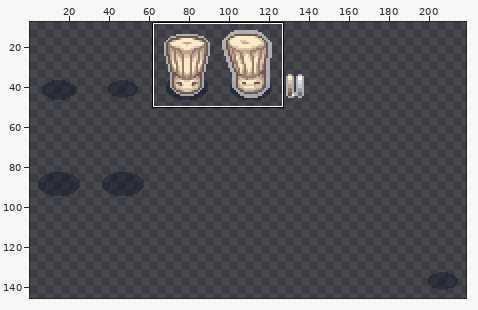
One commit to this pixel-art file: src/- Resource Dump/Aseprite/chef_hat.ase. The first picture is a wide view before the edit; the outline marks the close-up.
Close-up. Old version:
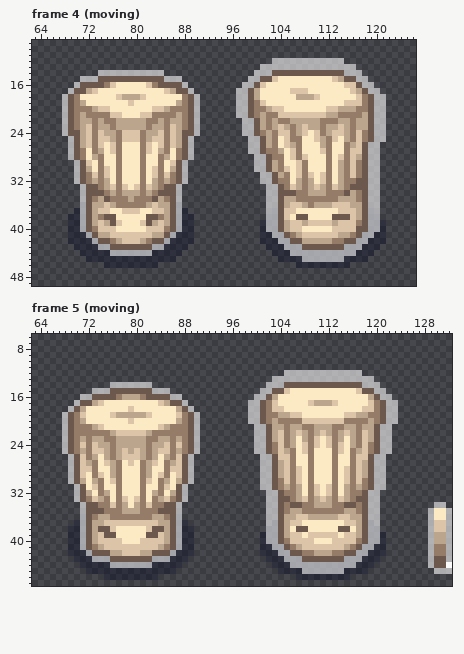
256x256 pixels, 17 frames. Colours within 5 levels of each other are drawn and written as one. Shown: frame 4 (moving): x 63..126, y 9..49; frame 5 (moving): x 63..132, y 6..47. The wide view leaves out empty margins. The commit also changed other frames or places, which this record leaves out.
Now the later version:
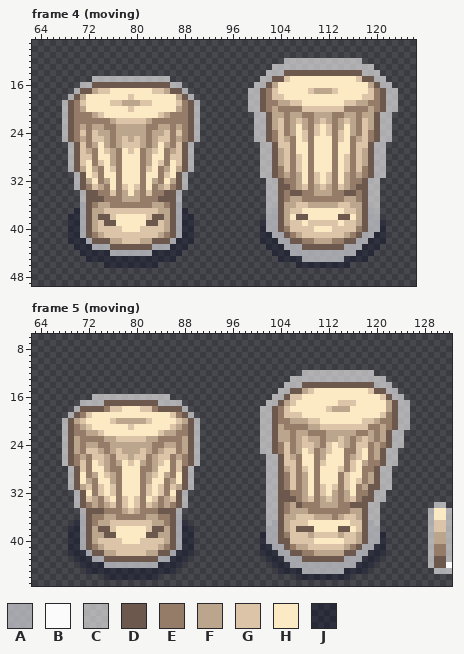
Palette (. is transparent): A #cdced3b7  B #fbfbfb  C #ffffff93  D #6d584e  E #947c68  F #bca58d  G #dbc4a7  H #fbeac4  J #01041e55
The author wrote: fixed char moving anim
Difference:
Changed rows in their new state; - is an unchanged pixel.
Frame 4 (moving), layer "Layer 1":
first column x 68:
12 -----------------------------------..----------CCC------
13 ---------------------------------..--------------CCC----
14 ------...........---------------..-CC----------DDDCCC---
15 ---..-CCCCCCCCCCC-..-----------..CCDDG-------HHHHGDDCC--
16 --.CC--DDDDDDDDD--CC.---------..CCDF-----------HHHHFDCC-
17 -.C-DFGG-------GGFD-C.-------..CCDEG--HHHGFFFG--HHHGEDCC
18 .CDF-----HHGHH-----FDC.------..CCDEGG--HHHH------HGGEDCC
19 ---G----GGFFFGG----G---------..CCDEEFFGG---------FFEEDCC
20 ---FHHHH---G---HHHHF---------..CCDEFEEEEGGGG--GEE--FEDCC
21 ---E-FGHHH---HHHGF-E---------...CCDFFEFFEEFF-E-FF--FD-C-
22 ---EE-E-FGGGGGF-E-EE----------..CCD-G--G-E-GF--GFEGFD-C-
23 ----EF-E-------E-FE-----------..CCD--EFHFEGHGEFHFEGFD-C-
24 --EGEGF-EFFFFFE-FGEGE---------..CCD--EFH-E-HGE-HFEGED-C-
25 CDE-EG-FEF-F-FEF-GE-EDC--------.-CD-GF-HGEHHHEGH-FGED-C-
26 ---GEFHFEFGGGFEFHFEG-----------..CCDG-EH-E-HHE-HE-GD-C--
27 ---GF-HGF--G--FGH-FG-----------..CCD-GEH-E-HHE-HE-FD-C--
28 ---GGEH-F-----F-HEGG------------.-CDFGEGHE--HEHGEGFD-C--
29 -CDGHEG-F-----F-GEHGDC----------.-CDFGE-HE--HEHGEGFD-C--
30 -CDFHF-HG-----GH-FHFDC----------.-CD--E-HE--HEHGEGED-C--
31 ----H--H-------H--H-----------------EFEFHEGHGEHFEFED-C--
32 ----FH-----------HF--------------.-CD-E-HEGHGEHF-E------
33 --CDEGFEH-----HEFGEDC----------------DE-GEFGFEGFE-------
34 ------E-G--H--G-E--------------------E-D-E--F---D-------
35 -----DDE--F-F--EDD-------------------E-F------E---------
36 -----E-FE-----EF-E--------------------F-GF---F----------
37 ------F-GG---GG-F--------------------F-G------H---------
38 ------D-G-----G-D--------------------F-------H--H-------
39 -------D-H---H-D------------------------H----GH--F------
40 -----F---G---G---F-------------------E--GG-------E------
41 ---ADE-G-------G-EDA--------------------------G---------
42 ----AD--F-----F--DA---------------------EE--------------
43 -----A-----------A--------------------------------------
Frame 5 (moving), layer "Layer 1":
first column x 68:
12 -------------------------------------...----------CC------
13 -----------------------------------...--------------CC----
14 --------.......-------------------...CCC----------DD-CC---
15 -----.............---------------...CCDDFG-------HHGDDCC--
16 ---..CCCCCCCCCCCCC..------------...CCDGG-----------HHGDCC-
17 --.CCCCDDDDDDDDDCCCC.----------...CCDFG--HHHHHGGG--HHHFDCC
18 -.CDDDDEGG-H-GGEDDDDC.---------..CCDEG------GFFF--HHHHFDCC
19 .CDEG---HHHHHHH---GEDC.--------..CCDEG---------HHHHHHGEDCC
20 --FG----GFFFFFG----GF----------..CCD--FFF--HHHHHHHGGFEEDCC
21 ---FGHH----G----HHGF------------.-CD--EE-F-GGGGGGGGEEFEDCC
22 ----FFGHHHHHHHHHGFF-------------.-CDFFEF--EE-F-F--E-EFDCC-
23 --FE-EEFFGGGGGFFEE-EF-----------.-CDFFEFGFFEFFGFEF--EFDCC-
24 --FEFFEEF-----FEEFFEF-----------.-CDEGEF-GFE-H-FEG--FEDCC-
25 --FEG-FEFGF-FGFEF-GEF-----------.-CDEG-FHGEFGHHE-GH-FD-C--
26 CDEF-GG--G-F-G--GG-FEDC----------.-CD-FE-HEF-H-EF-HEFDCC--
27 CDE-EHGFEF---FEFGHE-EDC----------.-CD-GE-HEG-H-EGH-EEDCC--
28 ----EH-FE-----EF-HE--------------.-CDFGEGHE--HGEGHEED-C---
29 ---HEFHG-------GHFEH-------------.-CDEGEFHE--HE-HHEFD-C---
30 ---HFEH-F-----F-HEFH-------------.-CDEGEFHE--HE-H--FD-C---
31 -CDFGEG-G-----G-GEGFDC-----------.-CDEGEFHEGHGEGHEF-D-C---
32 ----HEGHG-----GHGEH------------------D-EFHEGHFE-H-ED-C----
33 ----GFEG-------GEFG-------------------DEFGEFGFE-GE-D-C----
34 --CDEF-F--G-G--F-FEDC-----------------F---E--F-E-D--------
35 -----------G----------------------------F------E-F--------
36 ------E-F-----F-E------------------------G---EF-G---------
37 -----E-F-------F-E----------------------G------H-G--------
38 --------------------------------------G--D-------G--------
39 ------F---------F--------------------E--GF----F-----------
40 -------------------------------------D-------HH--F--------
41 ----------------------------------------F-----------------
42 -------F-G---G-F-----------------------------FF-----------
43 -------D-------D------------------------------------------
44 -------A-------A------------------------------------------
Boxes around the changes in both close-ups, in picture pixels (x1, y1, x2, y2):
changed: (236, 58, 398, 244)
changed: (62, 70, 200, 250)
changed: (248, 370, 410, 556)
changed: (62, 382, 200, 568)
